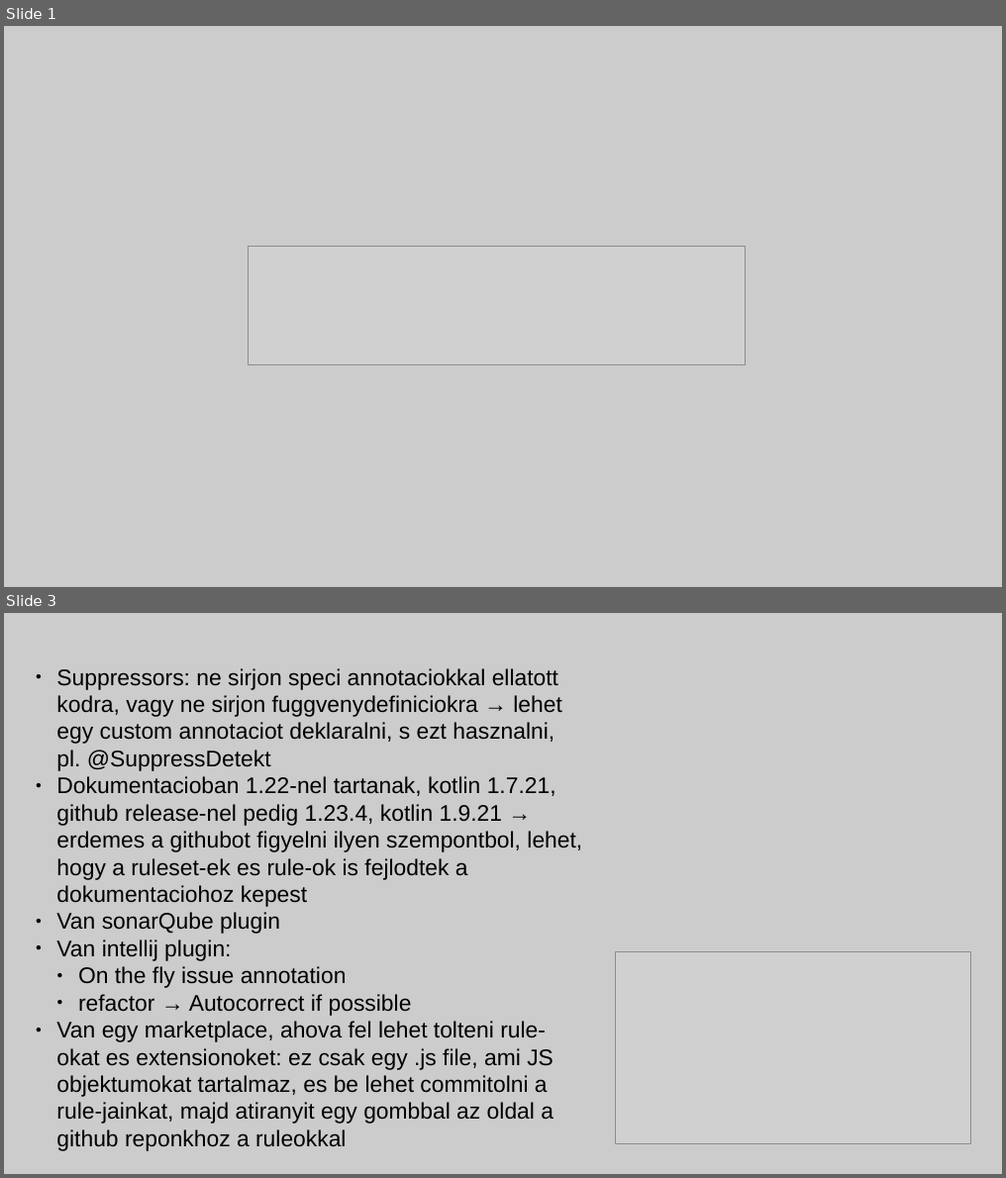
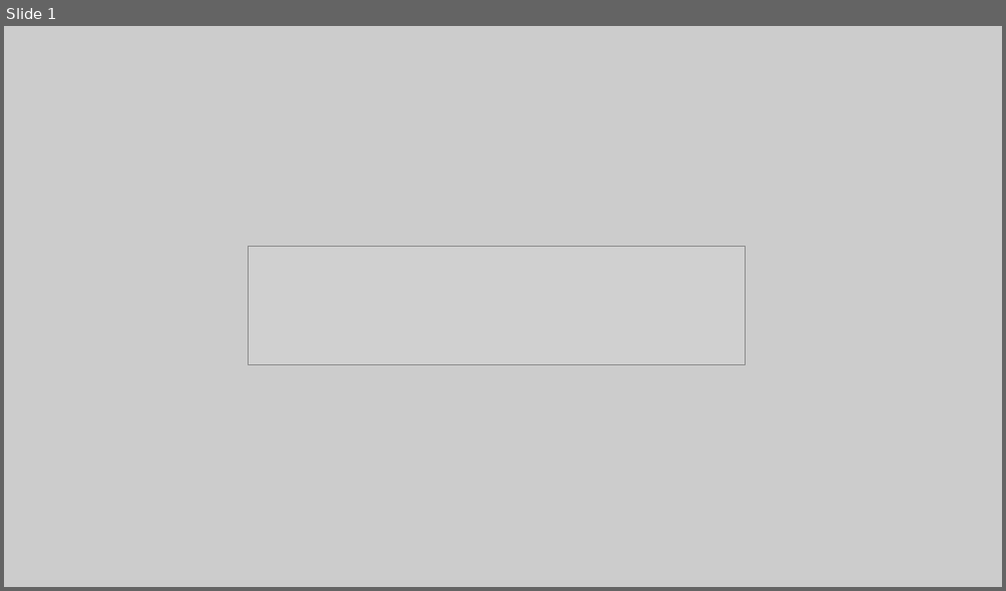
Before and after one commit to adams1mon/detekt-demo, a slide deck: detekt-presentation/presentation.odp. Shown one above the other, each under a label of ours: slides 1 and 3 before the commit, slide 1 after it; the slides between them are not shown. The pictures are 1006x1178 and 1006x591 pixels, drawn with LibreOffice and Linux fonts; fonts in the diff are those of the drawing; grey boxes stand for pictures. Boxes give left, top, right and bottom in pixels: in the first picture for what was removed or moved away, otherwise in the second. Text is boxed around its words. In the diff, an @@ line names an element or a change of style, - is before the commit and + after.

```diff
--- a/detekt-presentation/presentation.odp
+++ b/detekt-presentation/presentation.odp
@@ slide 3 removed at (4,613,1002,1174), background #CCCCCC @@
@@ text removed at (56,668,582,1147) @@
-● Suppressors: ne sirjon speci annotaciokkal ellatott kodra, vagy ne sirjon fuggvenydefiniciokra → lehet egy custom annotaciot deklaralni, s ezt hasznalni, pl. @SuppressDetekt
-● Dokumentacioban 1.22-nel tartanak, kotlin 1.7.21, github release-nel pedig 1.23.4, kotlin 1.9.21 → erdemes a githubot figyelni ilyen szempontbol, lehet, hogy a ruleset-ek es rule-ok is fejlodtek a dokumentaciohoz kepest
-● Van sonarQube plugin
-● Van intellij plugin:
-  ● On the fly issue annotation
-  ● refactor → Autocorrect if possible
-● Van egy marketplace, ahova fel lehet tolteni rule-okat es extensionoket: ez csak egy .js file, ami JS objektumokat tartalmaz, es be lehet commitolni a rule-jainkat, majd atiranyit egy gombbal az oldal a github reponkhoz a ruleokkal
@@ picture removed at (615,953,970,1145) @@
```
Also in this commit, not shown: 6 slides added, 2 other slides removed, 3 other files.
